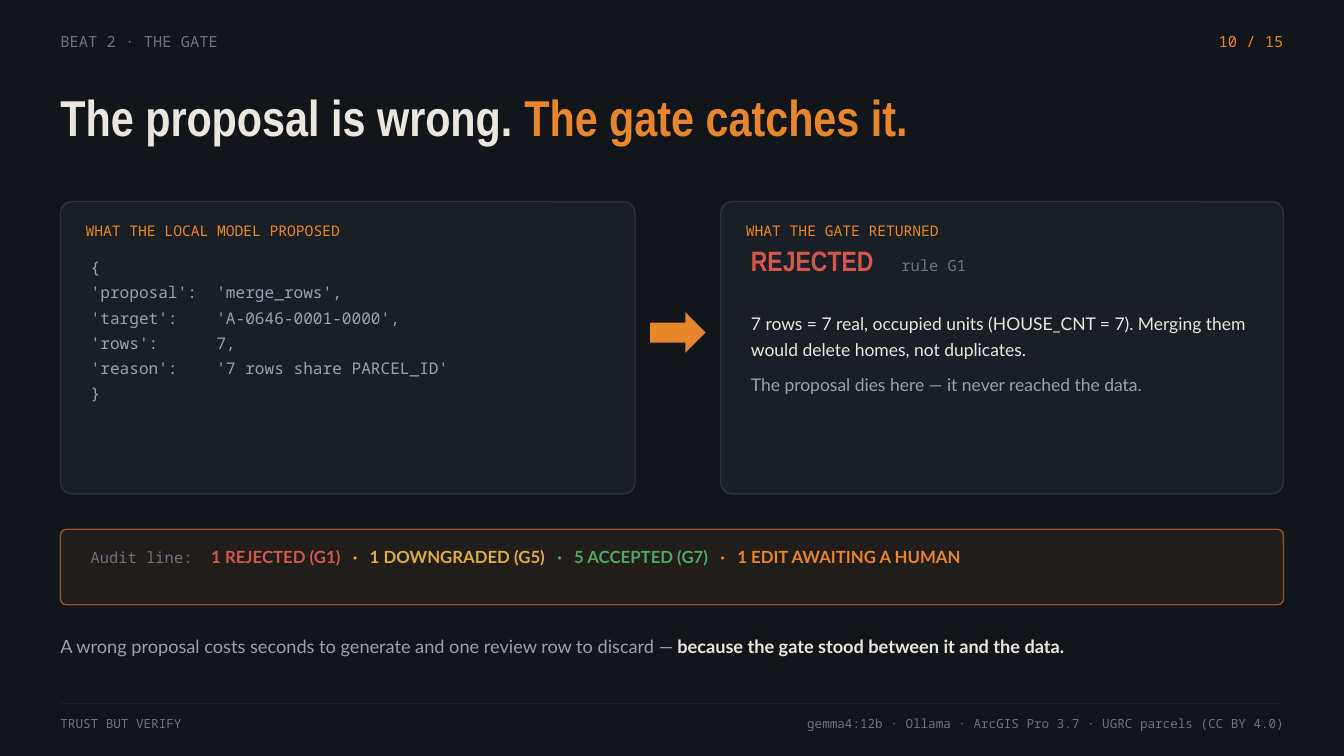
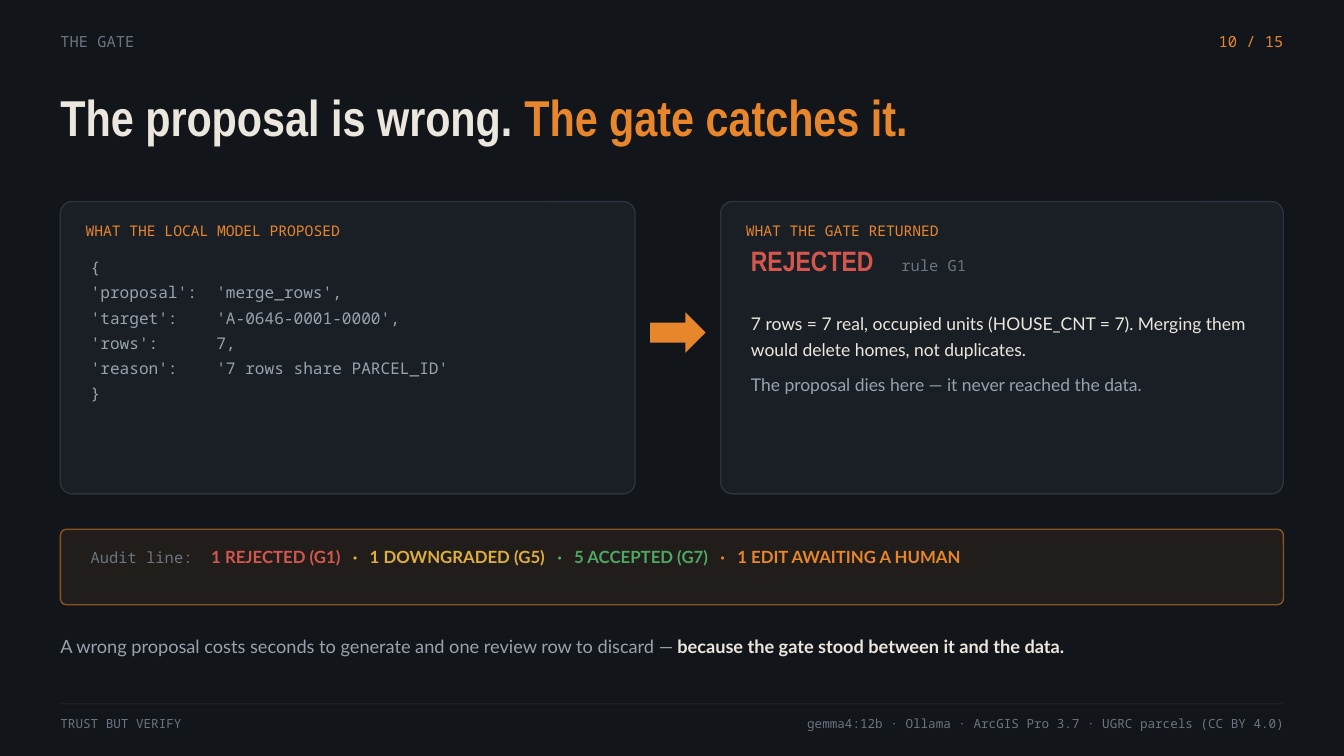
Before and after one commit to Robert-Sunrise-Engineering/G5Presentation, a slide deck: slide 3 of slides/deck_g5_beats2.pptx. Drawn at 1344x756 pixels with LibreOffice and Linux fonts; fonts in the diff are those of the drawing. Boxes give left, top, right and bottom in pixels: in the first picture for what was removed or moved away, otherwise in the second. Text is boxed around its words. In the diff, an @@ line names an element or a change of style, - is before the commit and + after.

```diff
--- a/slides/deck_g5_beats2.pptx
+++ b/slides/deck_g5_beats2.pptx
@@ text at (60,36,134,47): text changed @@
-BEAT 2 · THE GATE
+THE GATE
```
Also in this commit, not shown: 5 other slides changed, 10 other files.
